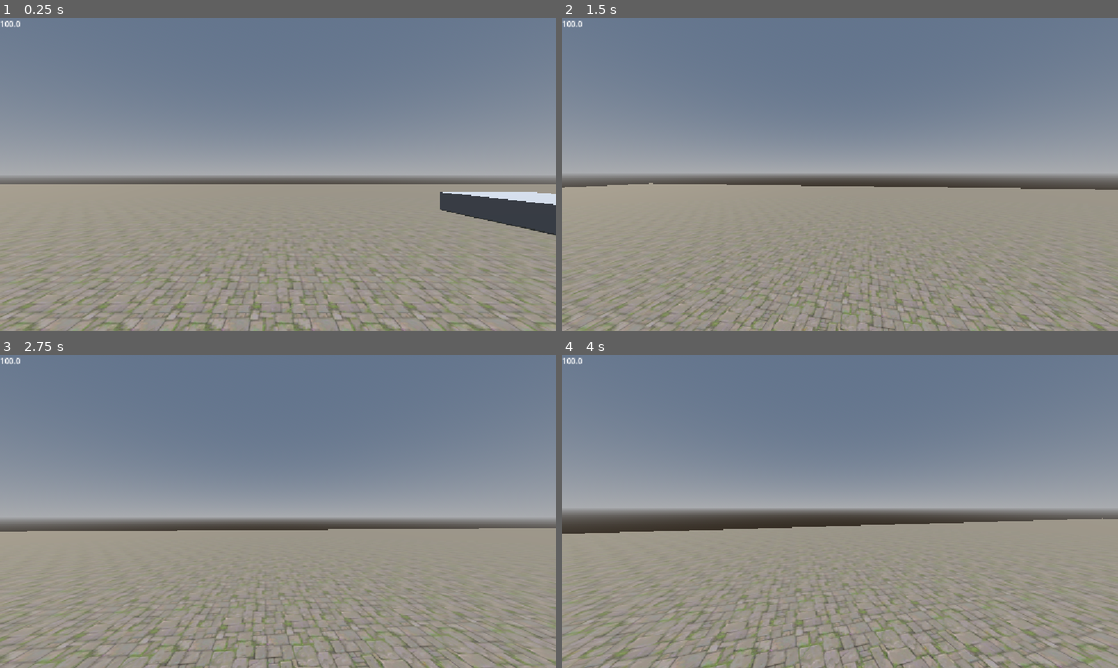
Above: before the commit, frames 1-4 (two rows, left to right).
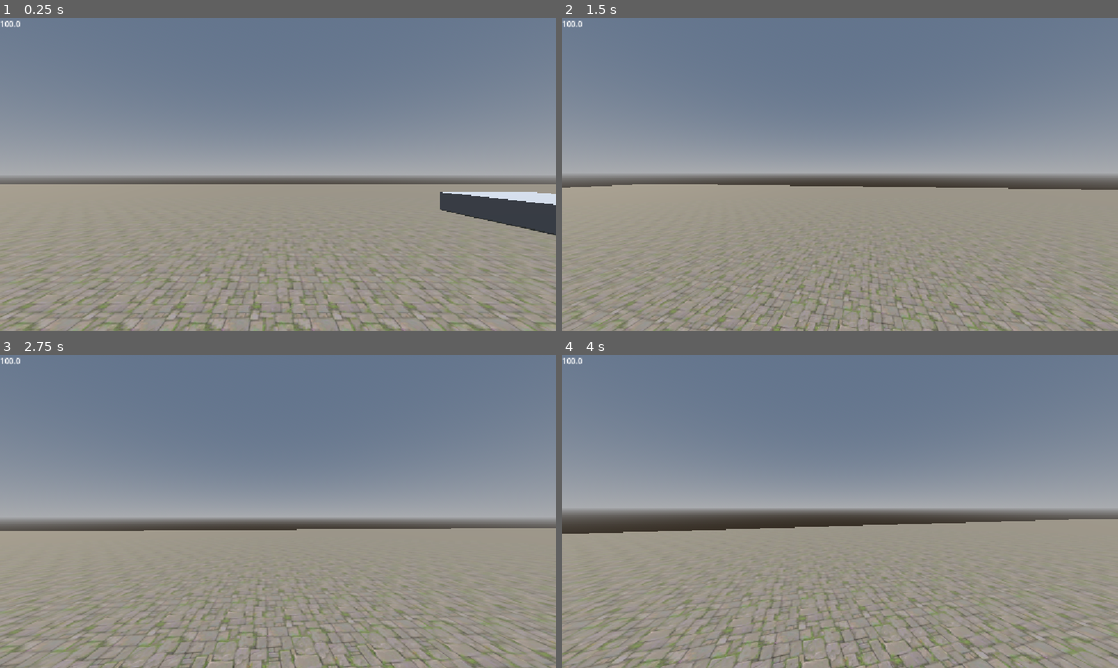
Above: after the commit, the same moments.

Repository: JoaoMoissa/COUNTING-BULLETS
Game: Godot game, scene res://scenes/wold.tscn
Same seed, same stepped clock (60 frames per second), same inputs: the game is played once before the commit and once after it. The project has no main scene, so this scene is started directly.
Inputs (mouse positions are in pixels of both pictures, inside the frame that each line leads up to):
- Up to frame 1 (0.25 s): no input
- Up to frame 2 (1.5 s): tap Enter at 0.5 s; move the mouse to (867, 174) at 0.52 s; hold Shift (sprint) 0.53-1.28 s; hold W (up) from 0.53 s (still down); tap Space (jump) at 0.77 s; move the mouse to (812, 174) at 1.27 s; tap Shift (sprint) at 1.35 s
- Up to frame 3 (2.75 s): keep holding W (up); tap Space (jump) at 1.52 s; move the mouse to (289, 505) at 2.02 s; hold Shift (sprint) from 2.03 s (still down)
- Up to frame 4 (4 s): keep holding W (up); move the mouse to (834, 517) at 2.77 s; release Shift (sprint) at 2.78 s; tap Shift (sprint) at 2.85 s; tap Space (jump) at 3.02, 3.77 s; move the mouse to (878, 514) at 3.52 s; hold Shift (sprint) from 3.53 s (still down)

The runs differ from the first frame. In frame 2, 4.5% of the frame differs, in the area x 0-100%, y 52-100%; in frame 3, 5.7%; in frame 4, 7.3%.

Commit message:
Fix: Camera Interpolation
Now the camera is more fluid

Diff:
--- a/project.godot
+++ b/project.godot
@@ -58,7 +58,9 @@
 
 [physics]
 
+common/physics_jitter_fix=0.0
 3d/physics_engine="Jolt Physics"
+common/physics_interpolation=true
 
 [rendering]
 
--- a/scripts/Player.gd
+++ b/scripts/Player.gd
@@ -1,4 +1,7 @@
 extends CharacterBody3D
+
+
+
 
 var can_take_damage: bool = true
 var speed
